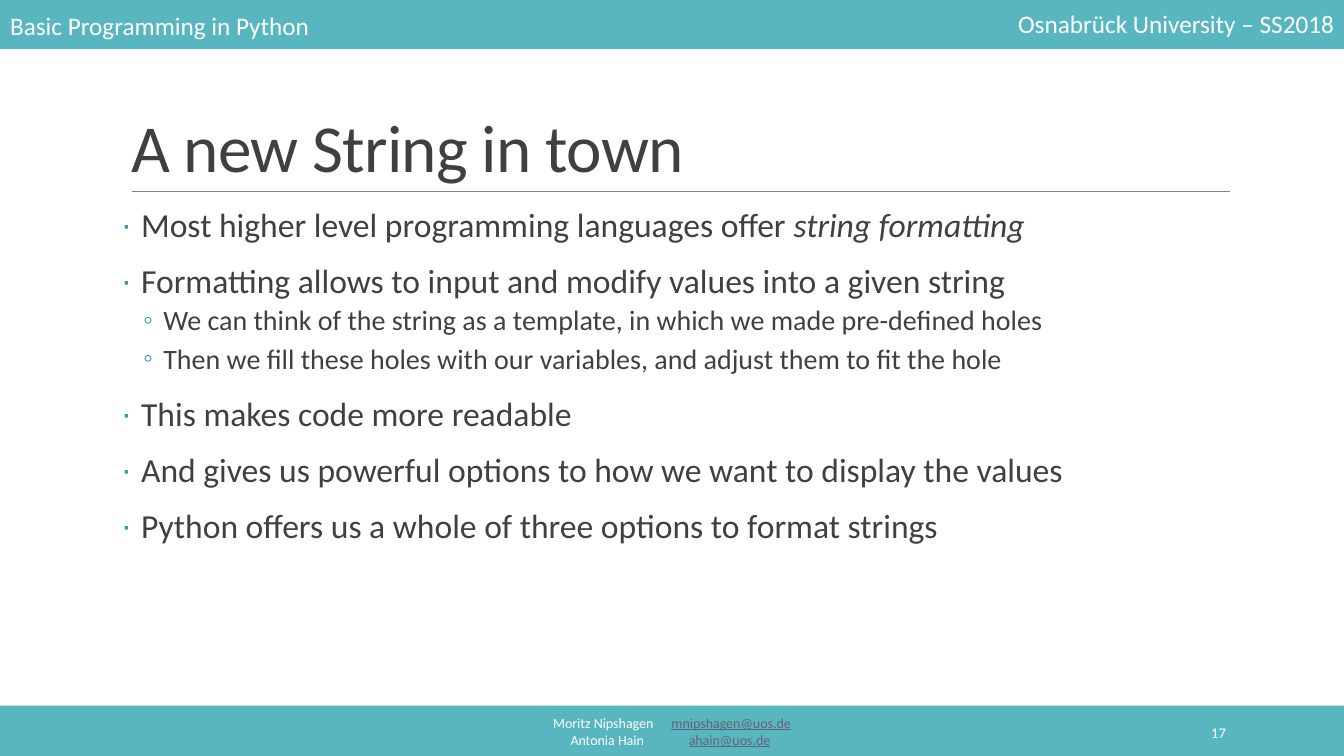
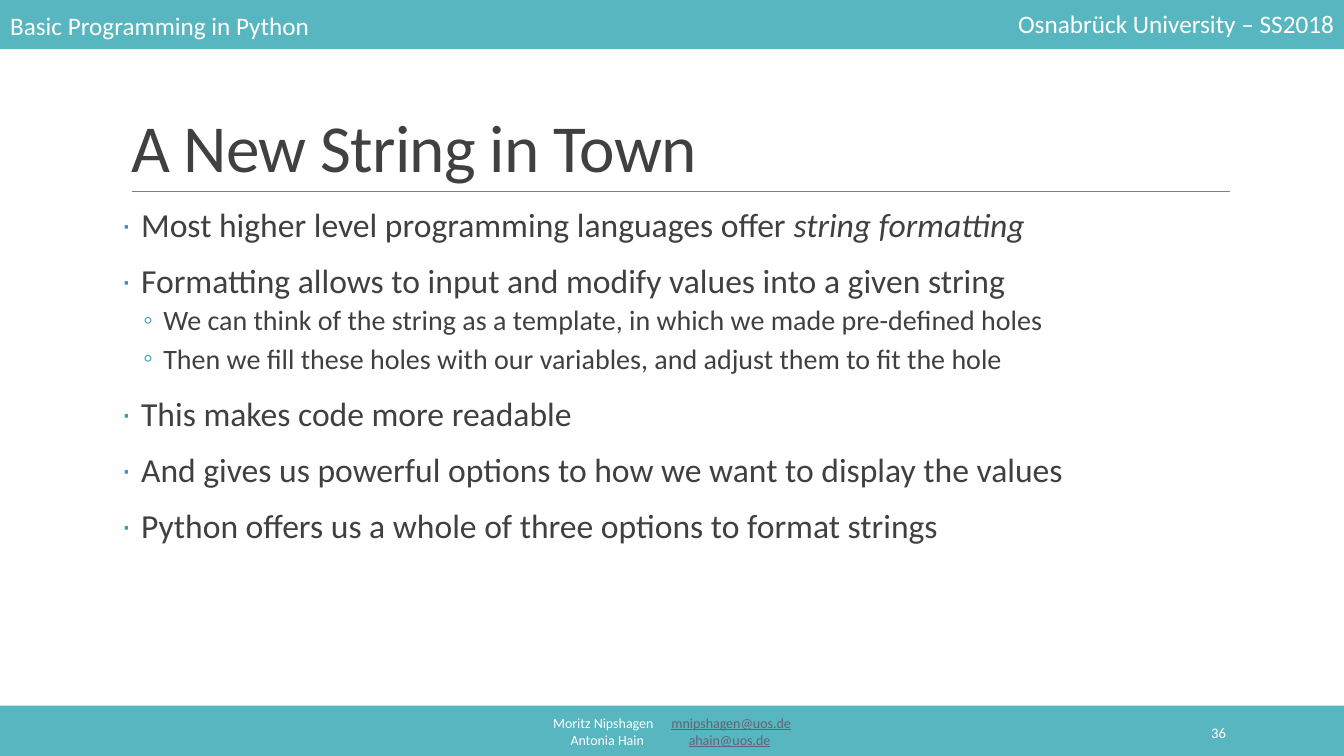
Before and after one commit to mnipshagen/monty, a slide deck: slide 36 of 2018/05/05_Strings_and_Regex.pptx (slide 17 before the commit). Drawn at 1344x756 pixels with LibreOffice and Linux fonts; fonts in the diff are those of the drawing. Boxes give left, top, right and bottom in pixels: in the first picture for what was removed or moved away, otherwise in the second. Text is boxed around its words. In the diff, an @@ line names an element or a change of style, - is before the commit and + after.

```diff
--- a/2018/05/05_Strings_and_Regex.pptx
+++ b/2018/05/05_Strings_and_Regex.pptx
@@ title at [131, 126, 697, 184]: text changed @@
-A new String in town
+A New String in Town
@@ page number at [1211, 728, 1226, 738]: text changed @@
-17
+36
```
Also in this commit, not shown: 12 other slides changed, 23 slides added, 3 slides removed, 1 other file.
